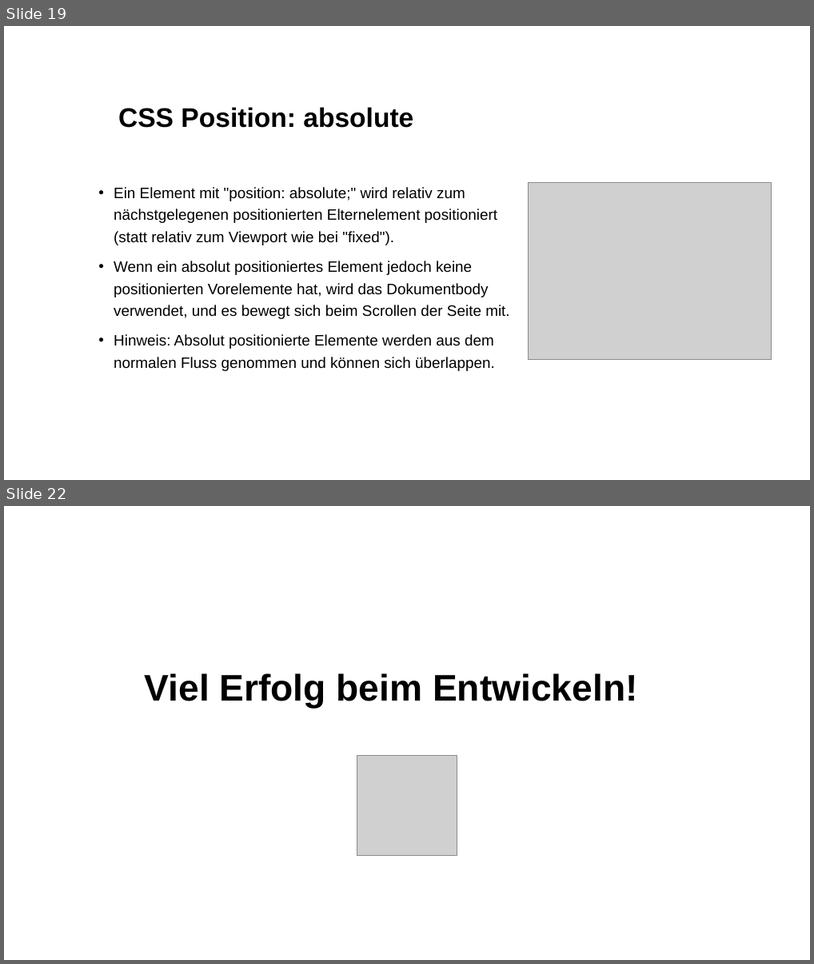
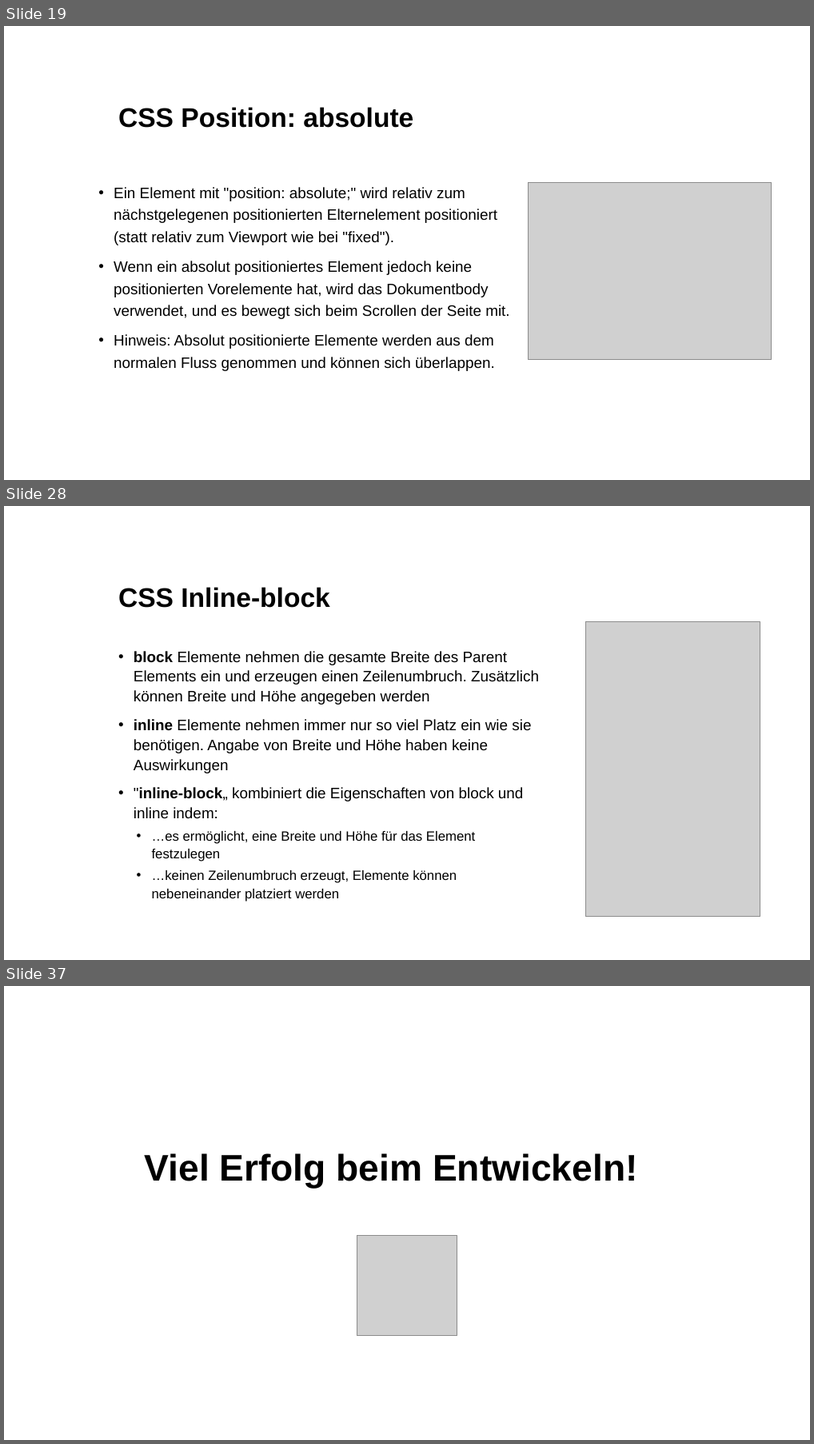
Before and after one commit to kodo89/Webentwicklung_23_24, a slide deck: 3. CSS/Slides/CSS Grundlagen 2.pptx. Shown one above the other, each under a label of ours: slides 19 and 22 before the commit, slides 19, 28 and 37 after it; the slides between them are not shown. The pictures are 814x964 and 814x1444 pixels, drawn with LibreOffice and Linux fonts; fonts in the diff are those of the drawing; grey boxes stand for pictures; background and template pictures are left out. Boxes give left, top, right and bottom in pixels: in the first picture for what was removed or moved away, otherwise in the second. Text is boxed around its words. In the diff, an @@ line names an element or a change of style, - is before the commit and + after.

```diff
--- a/3. CSS/Slides/CSS Grundlagen 2.pptx
+++ b/3. CSS/Slides/CSS Grundlagen 2.pptx
@@ slide 28 added at (4, 506, 810, 960), background #FFFFFF @@
@@ title added at (118, 587, 330, 608), 32 pt, text #000000, bold @@
+CSS Inline-block
@@ picture added at (586, 622, 761, 916) @@
@@ text added at (134, 651, 539, 901), 18 pt, text #000000 @@
+• block Elemente nehmen die gesamte Breite des Parent Elements ein und erzeugen einen Zeilenumbruch. Zusätzlich können Breite und Höhe angegeben werden
+• inline Elemente nehmen immer nur so viel Platz ein wie sie benötigen. Angabe von Breite und Höhe haben keine Auswirkungen
+• "inline-block„ kombiniert die Eigenschaften von block und inline indem:
+  • …es ermöglicht, eine Breite und Höhe für das Element festzulegen
+  • …keinen Zeilenumbruch erzeugt, Elemente können nebeneinander platziert werden
@@ what was slide 22 is now slide 37 @@
```
Also in this commit, not shown: 7 slides changed, 14 other slides added, 15 other files.
